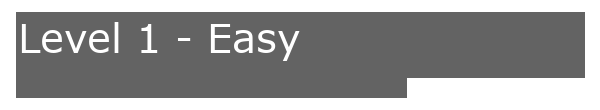
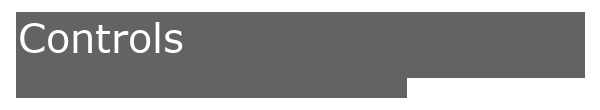
The second (600, 110) image is a revision of the first. Changes to its layers:
added layer "Controls" above "<<Back<<" over [20, 22, 183, 53]
hid "Level 1 - Easy" over [21, 22, 300, 61]
